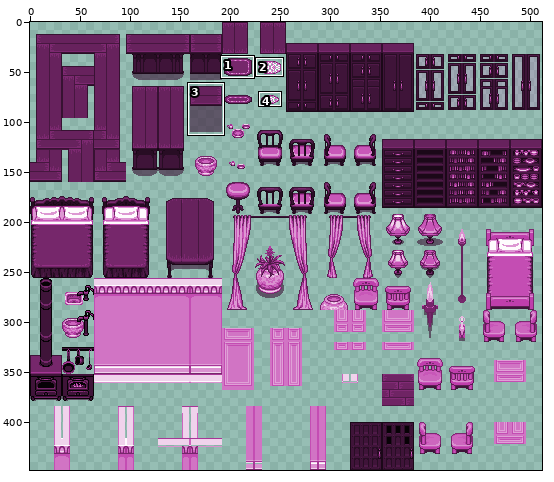
A sprite sheet gets an edit: Lucid/Assets/Lvl1 Puzzle/Tilesets/TherapistTilesets/interiors/house_inside.png. Above: a wide view before the commit, with the close-up outlined.
Close-up. Before the commit:
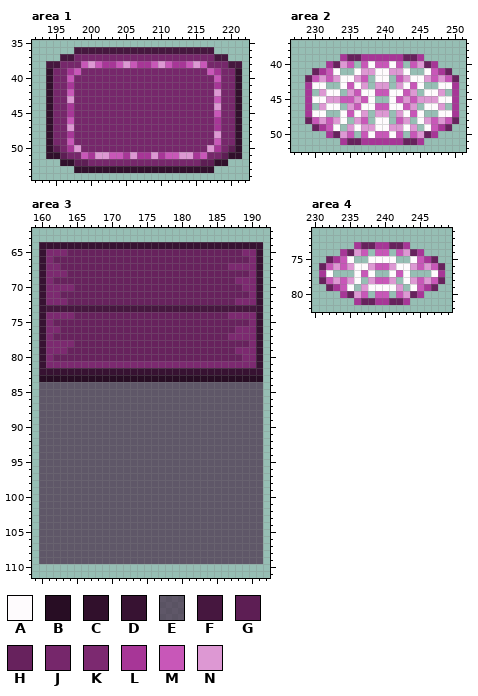
The file is 512x448 pixels. Colours within 5 levels of each other are drawn and written as one. Shown: area 1: x 192..222, y 35..54; area 2: x 227..251, y 37..52; area 3: x 159..192, y 62..111; area 4: x 230..249, y 71..82. The commit also changed other parts of the picture, which this record leaves out.
Palette (. is transparent): A #fefbfd  B #280d24  C #31102c  D #371232  E #3a133599  F #46173f  G #5d1e54  H #67225d  J #76276b  K #7c2970  L #a73697  M #c857b8  N #dd98d3
And afterwards:
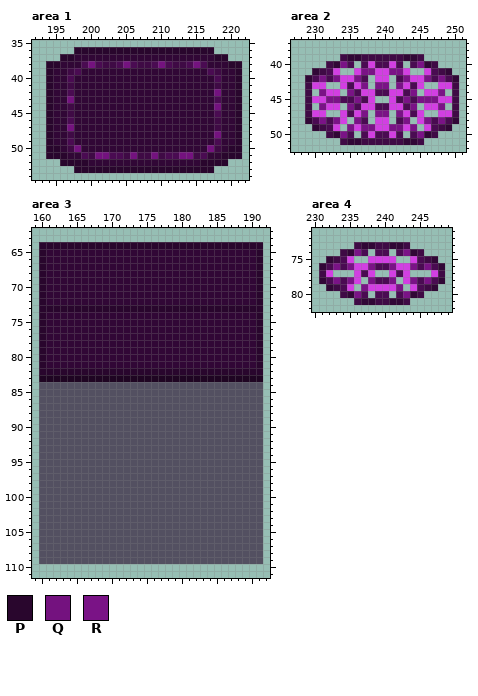
Colours new in this view: P #29062d  Q #74127f  R #7a1386
The exact change:
colour A: #fefbfd -> #d23fe2
colour B: #280d24 -> #1f0522
colour E: #3a133599 -> #26062999
colour H: #67225d -> #310736
colour L: #a73697 -> #3f0a45
colour M: #c857b8 -> #4a0b52
Changed rows in their new state; - is a pixel that keeps its letter.
Area 1:
first column x 194:
36 ----PPPPPPPPPPPPPPPPPPPP----
37 --PPHHHHHHHHHHHHHHHHHHHHPP--
38 PPHHH-Q----Q----Q----Q-HHHPP
39 PHH--HHHHHHHHHHHHHHHHHH--HHP
40 PHH-HHHHHHHHHHHHHHHHHHHH-HHP
41 PHH-HHHHHHHHHHHHHHHHHHHH-HHP
42 PHH-HHHHHHHHHHHHHHHHHHHHQHHP
43 PHHQHHHHHHHHHHHHHHHHHHHH-HHP
44 PHH-HHHHHHHHHHHHHHHHHHHHQHHP
45 PHH-HHHHHHHHHHHHHHHHHHHH-HHP
46 PHH-HHHHHHHHHHHHHHHHHHHH-HHP
47 PHHQHHHHHHHHHHHHHHHHHHHH-HHP
48 PHH-HHHHHHHHHHHHHHHHHHHHQHHP
49 PHH-HHHHHHHHHHHHHHHHHHHH-HHP
50 PPH-QHHHHHHHHHHHHHHHHHHQ-HPP
51 PPPHH--QQ---Q--Q---QQ--HHPPP
52 --PPPPHHHHHHHHHHHHHHHHPPPP--
53 ----PPPPPPPPPPPPPPPPPPPP----
Area 2:
first column x 231:
40 ---R----------R---
41 ------RR--RR------
42 R-R--R------R--R-R
43 ------R-RR-R------
44 R---R--------R---R
45 -RR--R------R-RRR-
46 R---R--------R---R
47 ------R-RR-R------
48 R-R--R------R--R-R
49 ----R-RR--RR-R----
50 ---R----------R---
Area 3:
first column x 160:
 64 PPPPPPPPPPPPPPPPPPPPPPPPPPPPPPPP
 65 PHHH-------------------------HHP
 66 PH----------------------------HP
 67 PHH------------------------HHHHP
 68 PHHH--------------------------HP
 69 PH--------------------------HHHP
 70 PHHHH------------------------HHP
 71 PHH---------------------------HP
 72 PHHH------------------------HHHP
 73 PPPPPPPPPPPPPPPPPPPPPPPPPPPPPPPP
 74 PHHHH----------------------HHHHP
 75 PH----------------------------HP
 76 PHH-------------------------HHHP
 77 PH-------------------------HHHHP
 78 PHHHH-------------------------HP
 79 PHHH------------------------HHHP
 80 PH---------------------------HHP
 81 PHHHHHHHHHHHHHHHHHHHHHHHHHHHHHHP
 82 PPPPPPPPPPPPPPPPPPPPPPPPPPPPPPPP
Area 4:
first column x 233:
74 ---R------R---
76 R-R--R--R--R-R
78 R-R--R--R--R-R
79 ----R----R----
80 ---R------R---
Pixel boxes of the changes (left, top, right, bottom) in both close-ups:
changed: (46, 47, 242, 173)
changed: (305, 54, 459, 145)
changed: (39, 242, 263, 564)
changed: (319, 242, 445, 305)
